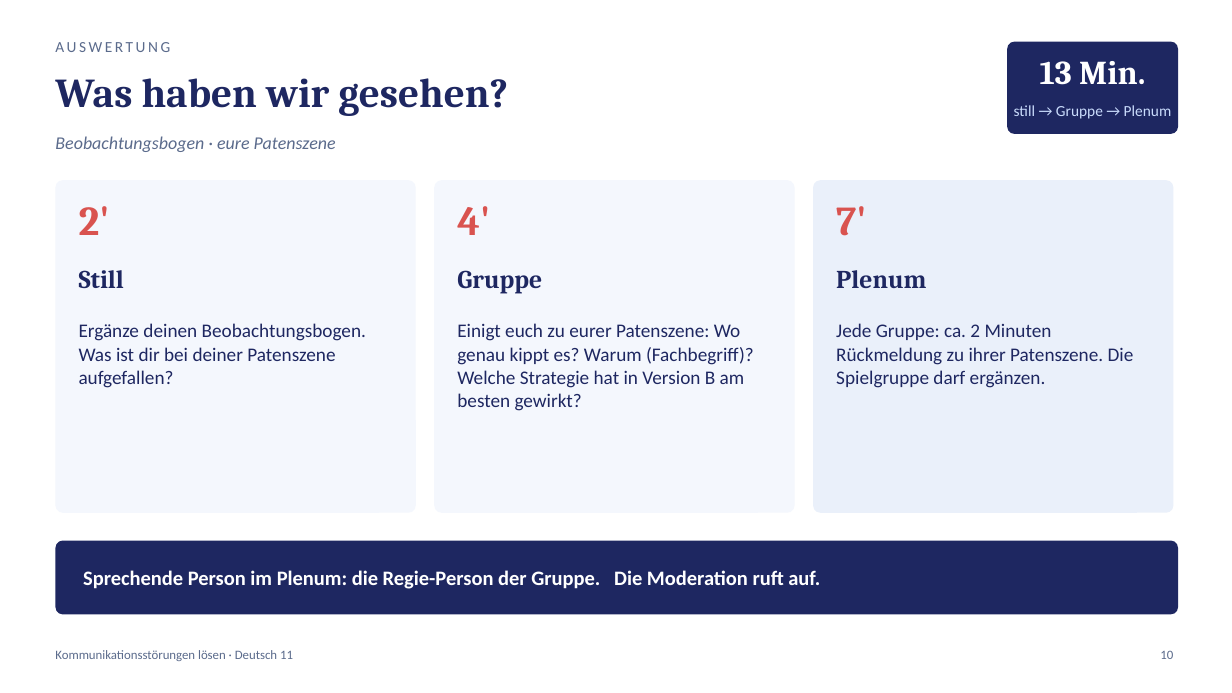
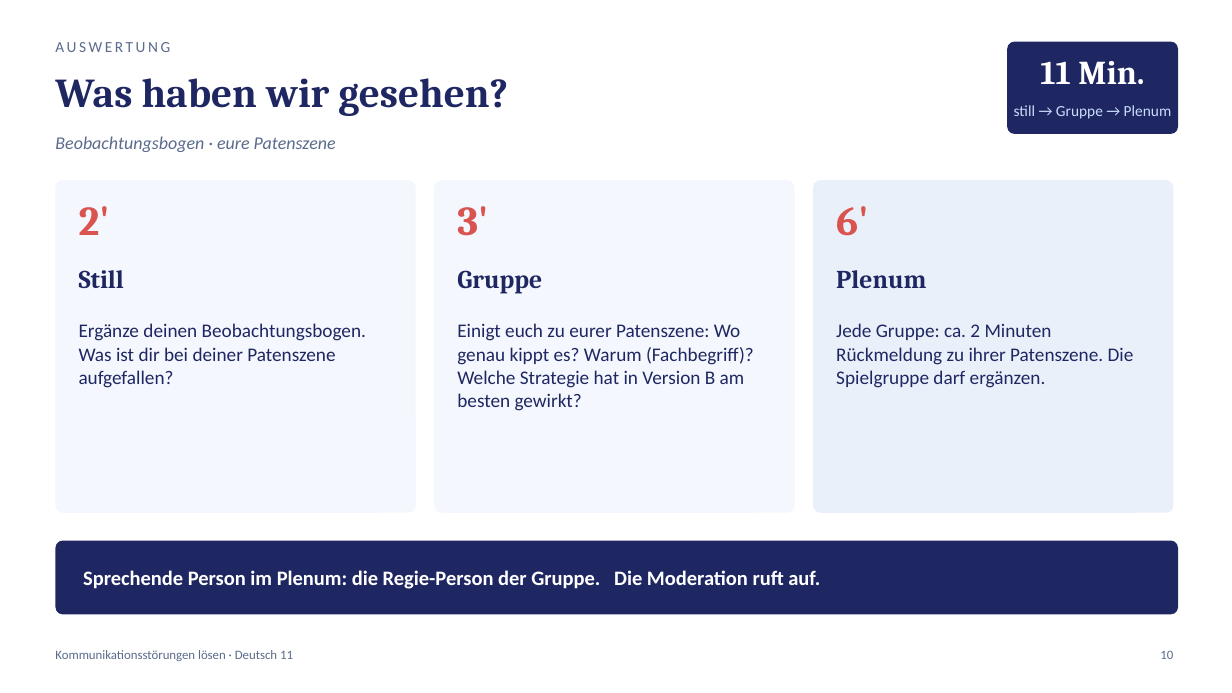
Before and after one commit to golzkonstantin-gif/Schule, a slide deck: slide 10 of Deutsch_11/Kommunikationsstoerungen_loesen/Praesentation_Kommunikationsstoerungen_loesen.pptx. Drawn at 1232x693 pixels with LibreOffice and Linux fonts; fonts in the diff are those of the drawing. Boxes give left, top, right and bottom in pixels: in the first picture for what was removed or moved away, otherwise in the second. Text is boxed around its words. In the diff, an @@ line names an element or a change of style, - is before the commit and + after.

```diff
--- a/Deutsch_11/Kommunikationsstoerungen_loesen/Praesentation_Kommunikationsstoerungen_loesen.pptx
+++ b/Deutsch_11/Kommunikationsstoerungen_loesen/Praesentation_Kommunikationsstoerungen_loesen.pptx
@@ text at (1040, 61, 1144, 84): text changed @@
-13 Min.
+11 Min.
@@ text at (457, 206, 488, 236): text changed @@
-4'
+3'
@@ text at (836, 206, 868, 236): text changed @@
-7'
+6'
```
Also in this commit, not shown: 4 other slides changed, 8 other files.
